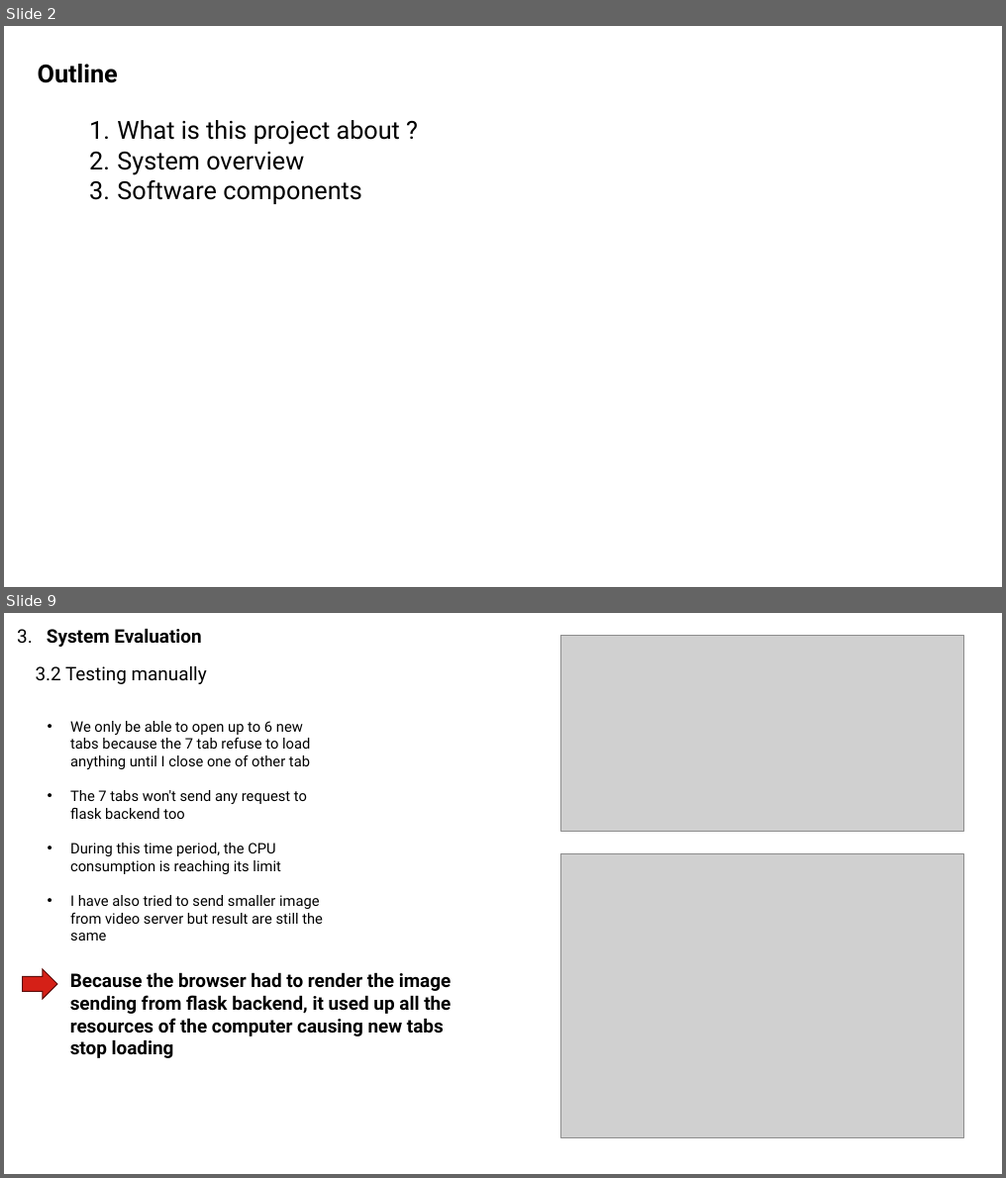
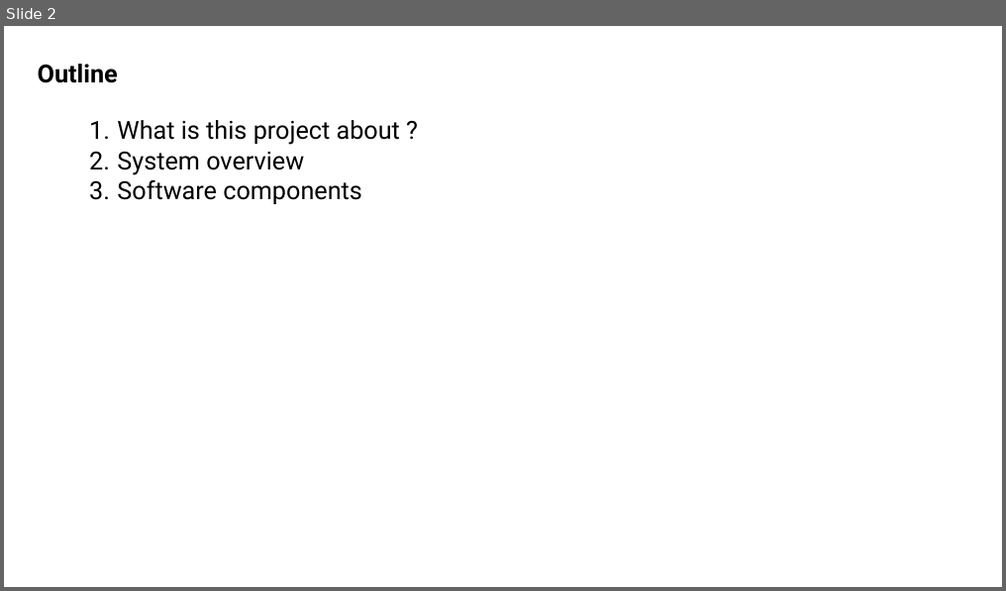
Before and after one commit to truongvanhuy2000/Video-Streaming, a slide deck: Docs/Overview.pptx. Shown one above the other, each under a label of ours: slides 2 and 9 before the commit, slide 2 after it; the slides between them are not shown. The pictures are 1006x1178 and 1006x591 pixels, drawn with LibreOffice and Linux fonts; fonts in the diff are those of the drawing; grey boxes stand for pictures. Boxes give left, top, right and bottom in pixels: in the first picture for what was removed or moved away, otherwise in the second. Text is boxed around its words. In the diff, an @@ line names an element or a change of style, - is before the commit and + after.

```diff
--- a/Docs/Overview.pptx
+++ b/Docs/Overview.pptx
@@ slide 9 removed at (4, 613, 1002, 1174), background #FFFFFF @@
@@ text removed at (17, 628, 201, 647) @@
-3. System Evaluation
@@ picture removed at (561, 636, 963, 832) @@
@@ text removed at (36, 665, 207, 684) @@
-3.2 Testing manually
@@ text removed at (70, 721, 323, 941) @@
-• We only be able to open up to 6 new tabs because the 7 tab refuse to load anything until I close one of other tab
-• The 7 tabs won't send any request to flask backend too
-• During this time period, the CPU consumption is reaching its limit
-• I have also tried to send smaller image from video server but result are still the same
@@ picture removed at (561, 854, 963, 1138) @@
@@ right arrow removed at (23, 969, 57, 999) @@
@@ text removed at (70, 972, 450, 1059) @@
-Because the browser had to render the image sending from flask backend, it used up all the resources of the computer causing new tabs stop loading
```
Also in this commit, not shown: 7 slides changed, 3 slides added, 1 other slide removed.
